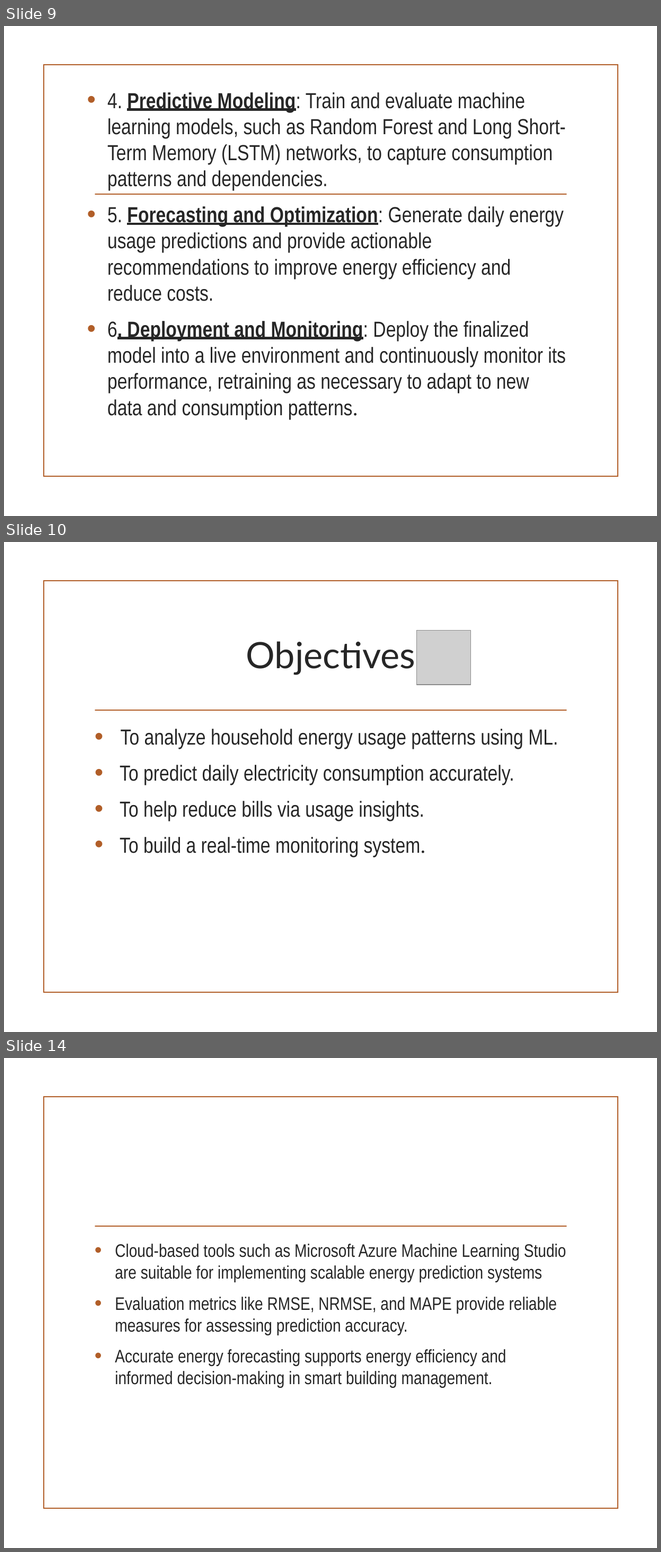
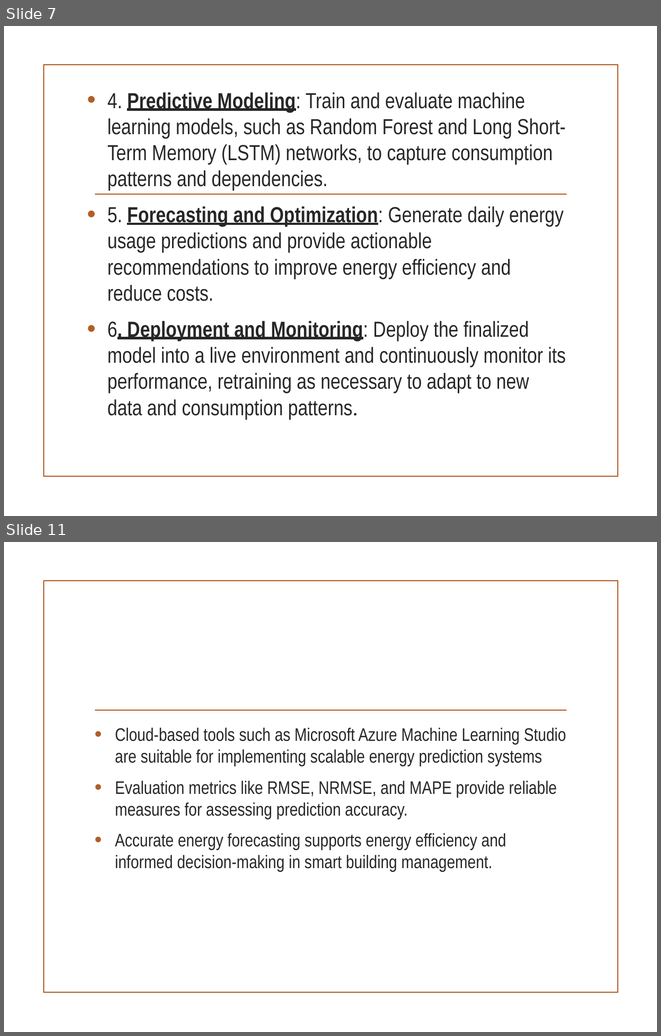
Before and after one commit to shivamkumarsingh7798-cmd/PBL-2_2427030210, a slide deck: pbl2_2427030210_presentation.pptx. Shown one above the other, each under a label of ours: slides 9, 10 and 14 before the commit, slides 7 and 11 after it; the slides between them are not shown. The pictures are 661x1552 and 661x1036 pixels, drawn with LibreOffice and Linux fonts; fonts in the diff are those of the drawing; grey boxes stand for pictures; background and template pictures are left out. Boxes give left, top, right and bottom in pixels: in the first picture for what was removed or moved away, otherwise in the second. Text is boxed around its words. In the diff, an @@ line names an element or a change of style, - is before the commit and + after.

```diff
--- a/pbl2_2427030210_presentation.pptx
+++ b/pbl2_2427030210_presentation.pptx
@@ slide 10 removed at bbox=[4, 542, 657, 1032], background picture (left out); not listed: 2 template elements that a slide beside it also shows @@
@@ picture removed at bbox=[417, 630, 471, 685] @@
@@ title removed at bbox=[246, 641, 416, 675] @@
-Objectives
@@ text removed at bbox=[120, 729, 558, 856] @@
-• To analyze household energy usage patterns using ML.
-• To predict daily electricity consumption accurately.
-• To help reduce bills via usage insights.
-• To build a real-time monitoring system.
@@ what was slide 9 is now slide 7 @@
@@ what was slide 14 is now slide 11 @@
```
Also in this commit, not shown: 1 slide added, 2 other slides removed.
